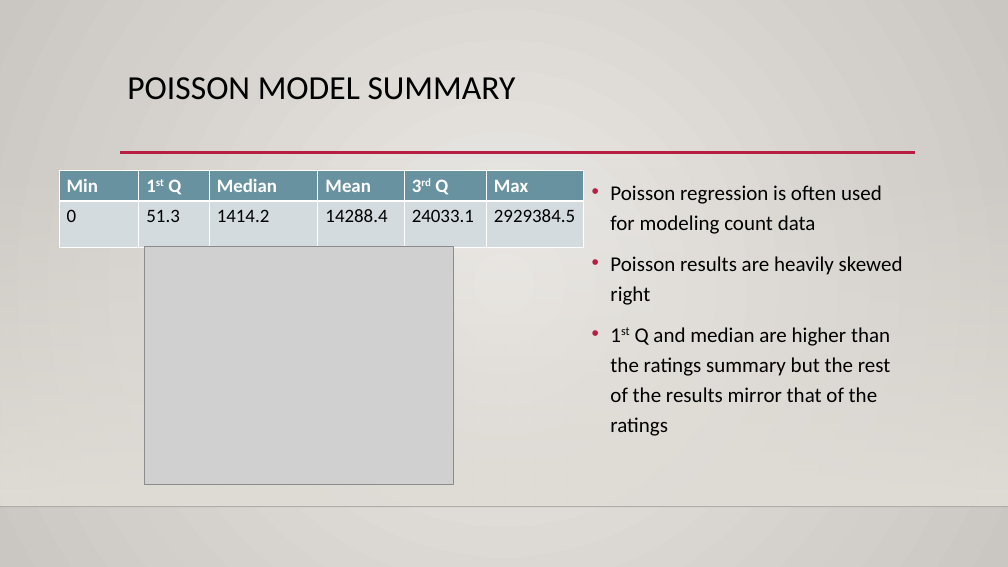
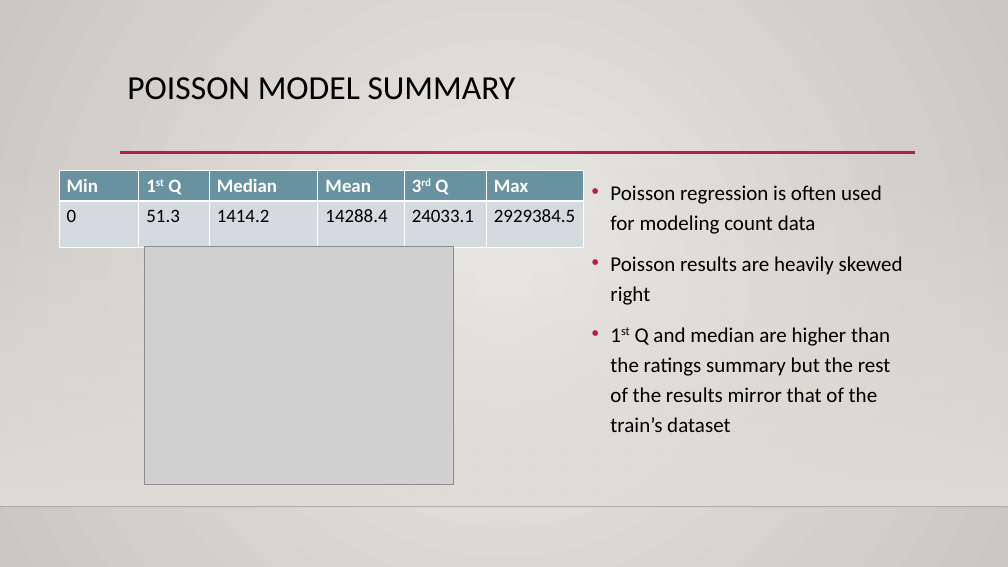
Before and after one commit to dquarshie89/DATA-621-FINAL_PROJECT, a slide deck: slide 7 of App Prediction Presentation.pptx. Drawn at 1008x567 pixels with LibreOffice and Linux fonts; fonts in the diff are those of the drawing; grey boxes stand for pictures; background and template pictures are left out. Boxes give left, top, right and bottom in pixels: in the first picture for what was removed or moved away, otherwise in the second. Text is boxed around its words. In the diff, an @@ line names an element or a change of style, - is before the commit and + after.

```diff
--- a/App Prediction Presentation.pptx
+++ b/App Prediction Presentation.pptx
@@ text at bbox=[610, 327, 891, 432]: text changed @@
-• 1st Q and median are higher than the ratings summary but the rest of the results mirror that of the ratings
+• 1st Q and median are higher than the ratings summary but the rest of the results mirror that of the train’s dataset
```
Also in this commit, not shown: 1 other slide changed, 1 slide added.
